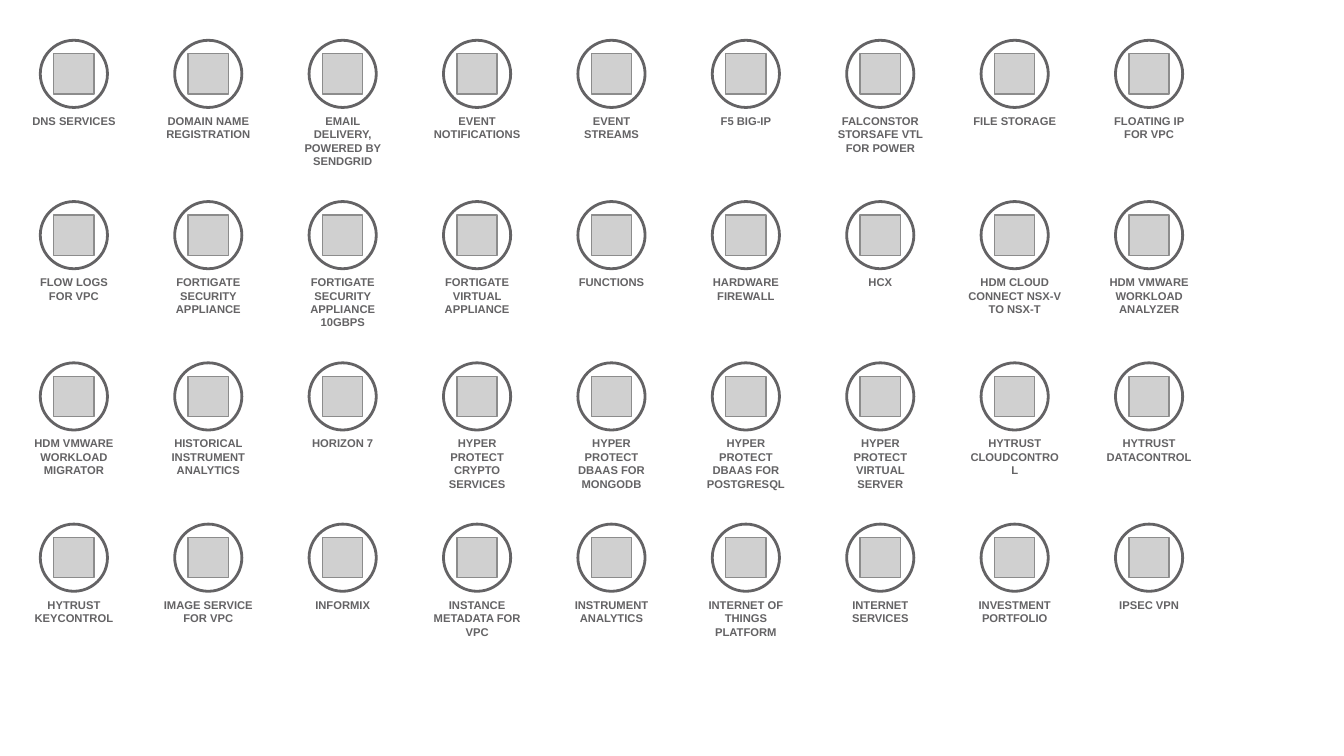
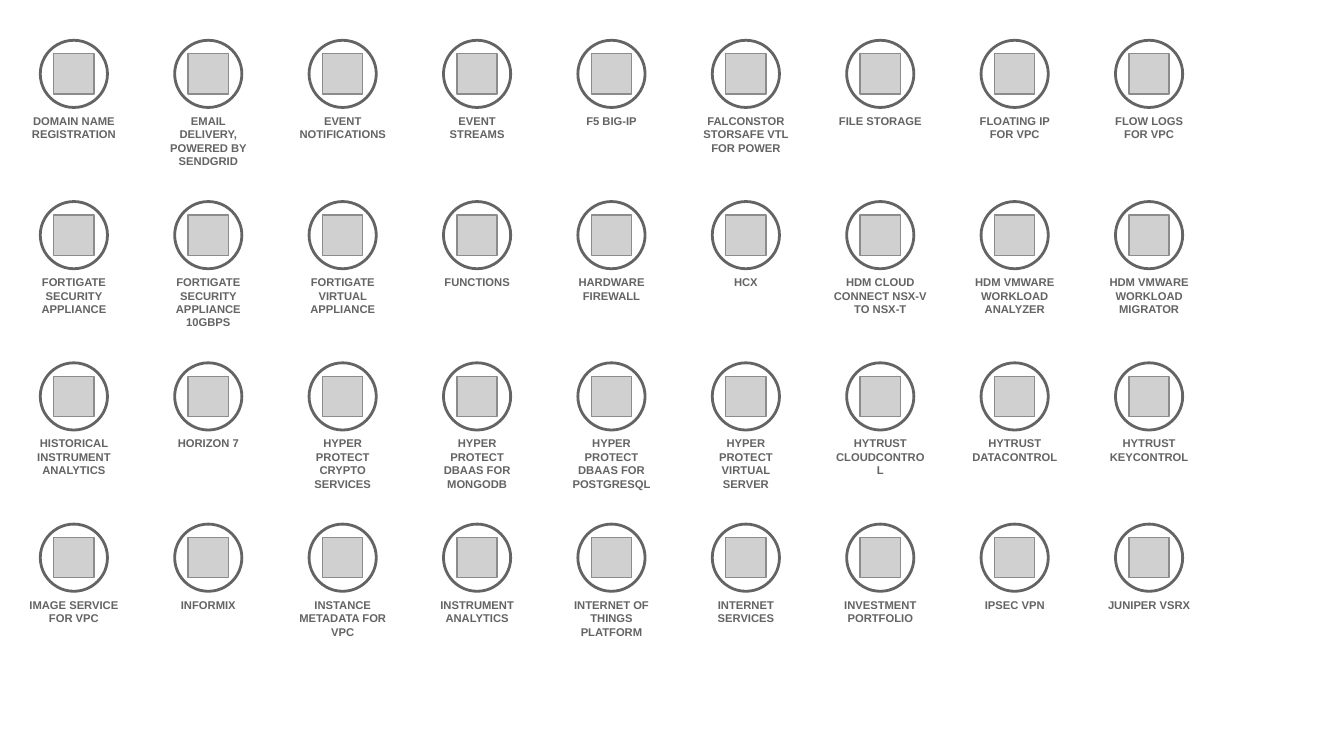
Before and after one commit to l2fprod/myarchitecture, a slide deck: slide 5 of mycatalog-architecture-diagram-template.pptx. Drawn at 1344x756 pixels with LibreOffice and Linux fonts; fonts in the diff are those of the drawing; grey boxes stand for pictures. Boxes give left, top, right and bottom in pixels: in the first picture for what was removed or moved away, otherwise in the second. Text is boxed around its words. In the diff, an @@ line names an element or a change of style, - is before the commit and + after.

Commit message:
new deck

```diff
--- a/mycatalog-architecture-diagram-template.pptx
+++ b/mycatalog-architecture-diagram-template.pptx
@@ text removed at (32, 117, 116, 125) @@
-DNS SERVICES
@@ text at (300, 117, 386, 138): text changed @@
-EVENT STREAMS
+EVENT NOTIFICATIONS
@@ text at (450, 117, 505, 138): text changed @@
-EVENT NOTIFICATIONS
+EVENT STREAMS
@@ text added at (980, 117, 1050, 138), 6 pt, text #646365, bold @@
+FLOATING IP FOR VPC
@@ text at (1115, 117, 1183, 138): text changed @@
-FLOATING IP FOR VPC
+FLOW LOGS FOR VPC
@@ text at (42, 278, 107, 313): text changed @@
-FLOW LOGS FOR VPC
+FORTIGATE SECURITY APPLIANCE
@@ text at (176, 278, 241, 326): text changed @@
-FORTIGATE SECURITY APPLIANCE
+FORTIGATE SECURITY APPLIANCE 10GBPS
@@ text at (310, 278, 375, 313): text changed @@
-FORTIGATE SECURITY APPLIANCE 10GBPS
+FORTIGATE VIRTUAL APPLIANCE
@@ text removed at (445, 278, 510, 313) @@
-FORTIGATE VIRTUAL APPLIANCE
@@ text at (975, 278, 1054, 313): text changed @@
-HDM VMWARE WORKLOAD MIGRATOR
+HDM VMWARE WORKLOAD ANALYZER
@@ text at (1110, 278, 1188, 313): text changed @@
-HDM VMWARE WORKLOAD ANALYZER
+HDM VMWARE WORKLOAD MIGRATOR
@@ text added at (314, 439, 370, 488), 6 pt, text #646365, bold @@
+HYPER PROTECT CRYPTO SERVICES
@@ text at (444, 439, 511, 488): text changed @@
-HYPER PROTECT CRYPTO SERVICES
+HYPER PROTECT DBAAS FOR MONGODB
@@ text at (573, 439, 651, 490): text changed @@
-HYPER PROTECT DBAAS FOR MONGODB
+HYPER PROTECT DBAAS FOR POSTGRESQL
@@ text at (719, 439, 773, 488): text changed @@
-HYPER PROTECT DBAAS FOR POSTGRESQL
+HYPER PROTECT VIRTUAL SERVER
@@ text at (854, 439, 907, 447): text changed @@
-HYPER PROTECT VIRTUAL SERVER
+HYTRUST CLOUDCONTROL
@@ text at (972, 439, 1057, 461): text changed @@
-HYTRUST CLOUDCONTROL
+HYTRUST DATACONTROL
@@ text at (1110, 439, 1188, 461): text changed @@
-HYTRUST DATACONTROL
+HYTRUST KEYCONTROL
@@ 17 texts: place and size @@
-17 texts at (164, 117, 1179, 636)
+17 texts at (29, 117, 1045, 636)
@@ text removed at (35, 601, 113, 622) @@
-HYTRUST KEYCONTROL
@@ text added at (574, 601, 649, 636), 6 pt, text #646365, bold @@
+INTERNET OF THINGS PLATFORM
@@ text at (718, 601, 774, 622): text changed @@
-INTERNET OF THINGS PLATFORM
+INTERNET SERVICES
@@ text removed at (852, 601, 908, 622) @@
-INTERNET SERVICES
@@ text added at (1108, 601, 1191, 609), 6 pt, text #646365, bold @@
+JUNIPER VSRX
```
Also in this commit, not shown: 5 other slides changed, 1 other file.
